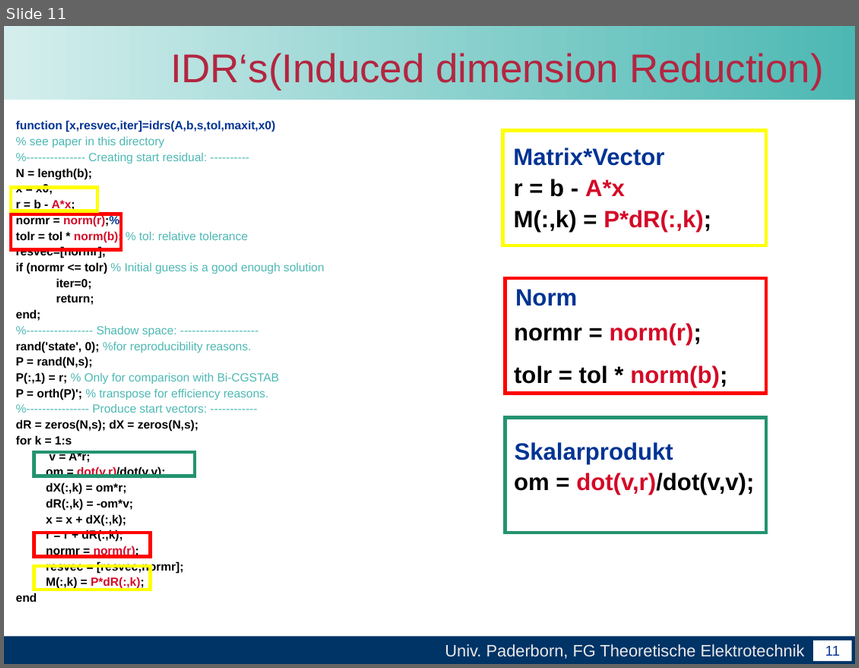
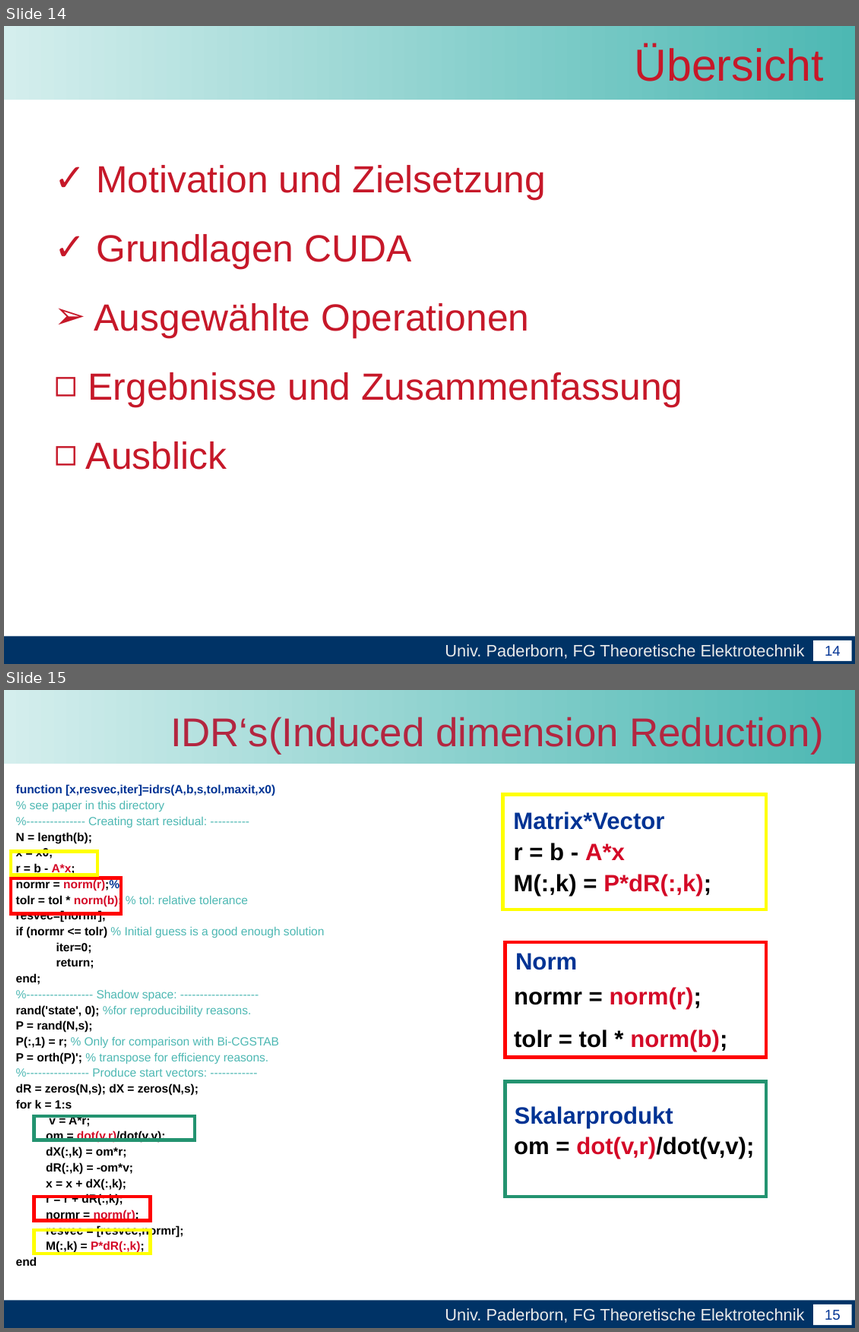
Before and after one commit to unconditional/projektarbeitcuda, a slide deck: Vortrag/Zwischenvortrag der Projektarbeit CUDA.ppt. Shown one above the other, each under a label of ours: slide 11 before the commit, slides 14 and 15 after it. The pictures are 859x668 and 859x1332 pixels, drawn with LibreOffice and Linux fonts; fonts in the diff are those of the drawing; background and template pictures are left out. Boxes give left, top, right and bottom in pixels: in the first picture for what was removed or moved away, otherwise in the second. Text is boxed around its words. In the diff, an @@ line names an element or a change of style, - is before the commit and + after.

```diff
--- a/Vortrag/Zwischenvortrag der Projektarbeit CUDA.ppt
+++ b/Vortrag/Zwischenvortrag der Projektarbeit CUDA.ppt
@@ slide 14 added at [4,26,855,664], background #FFFFFF; not listed: 4 template elements that a slide beside it also shows @@
@@ title added at [634,45,824,81], 38 pt, text #C61829 @@
+Übersicht
@@ text added at [86,165,683,470], 32 pt, text #C61829 @@
+✓ Motivation und Zielsetzung
+✓ Grundlagen CUDA
+➢ Ausgewählte Operationen
+◻ Ergebnisse und Zusammenfassung
+◻ Ausblick
@@ what was slide 11 is now slide 15 @@
@@ page number at [825,1310,841,1321]: text changed @@
-11
+15
```
Also in this commit, not shown: 14 slides changed, 11 other slides added, 2 slides removed.
